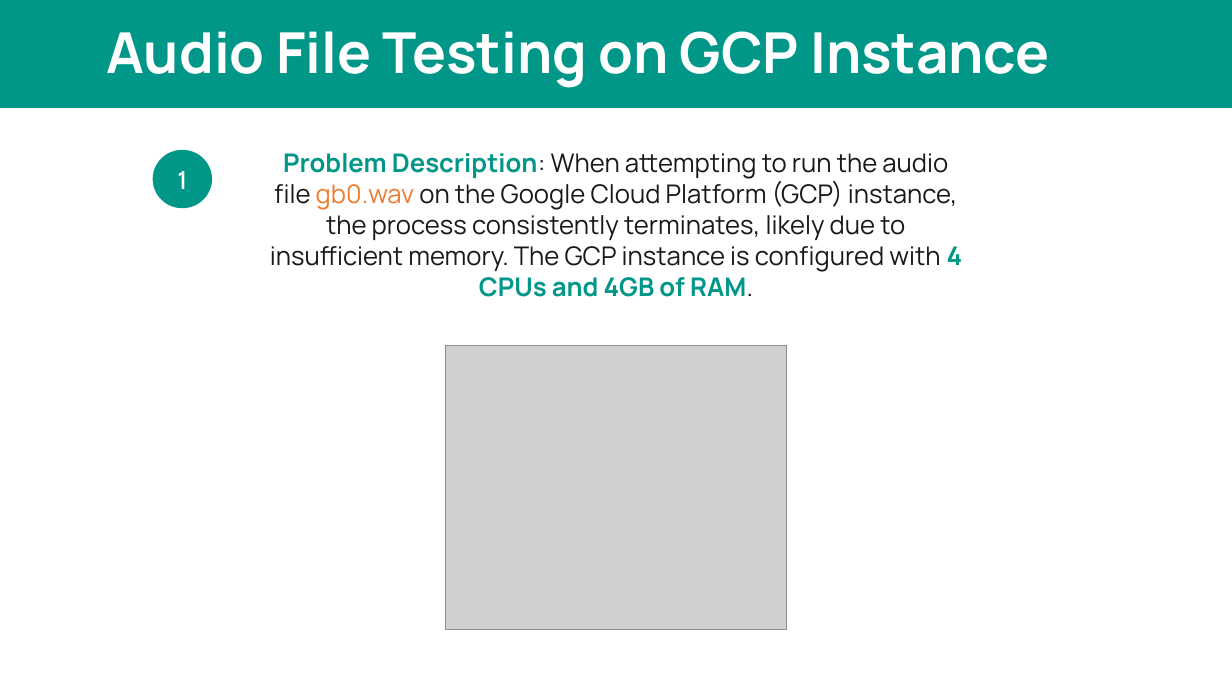
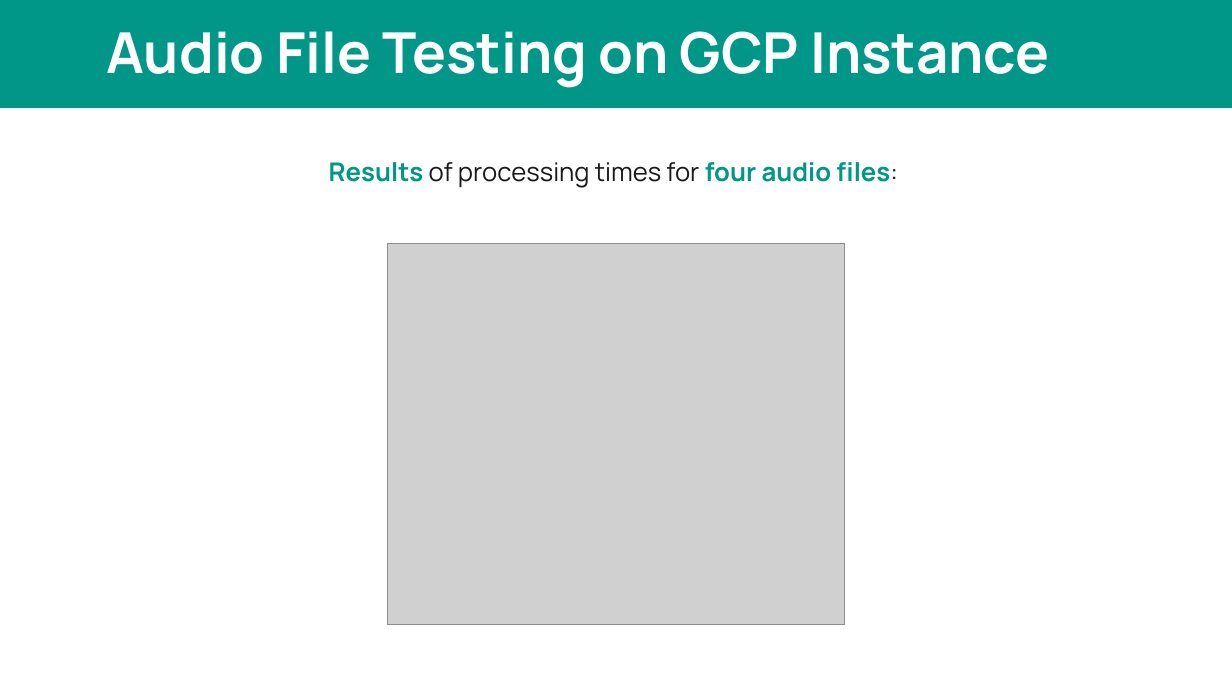
Before and after one commit to felixsuarez0727/demo-faster-whisper, a slide deck: slide 14 of Demo_Faster_Whisper_Model_04_09_24.pptx. Drawn at 1232x693 pixels with LibreOffice and Linux fonts; fonts in the diff are those of the drawing; grey boxes stand for pictures. Boxes give left, top, right and bottom in pixels: in the first picture for what was removed or moved away, otherwise in the second. Text is boxed around its words. In the diff, an @@ line names an element or a change of style, - is before the commit and + after.

```diff
--- a/Demo_Faster_Whisper_Model_04_09_24.pptx
+++ b/Demo_Faster_Whisper_Model_04_09_24.pptx
@@ ellipse removed at (154, 152, 211, 207) @@
-1
@@ text removed at (270, 153, 963, 297) @@
-Problem Description: When attempting to run the audio file gb0.wav on the Google Cloud Platform (GCP) instance, the process consistently terminates, likely due to insufficient memory. The GCP instance is configured with 4 CPUs and 4GB of RAM.
@@ text added at (329, 162, 898, 188), 20 pt, text #009788, bold @@
+Results of processing times for four audio files:
@@ picture: place and size @@
-picture at (445, 346, 787, 630)
+picture at (387, 243, 845, 624)
```
Also in this commit, not shown: 2 other slides changed, 20 other files.
